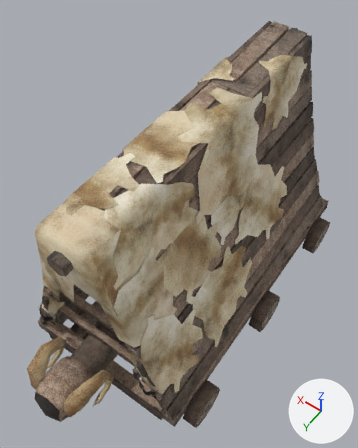
The glTF model assets/models/units/ram.glb, before and after one commit.
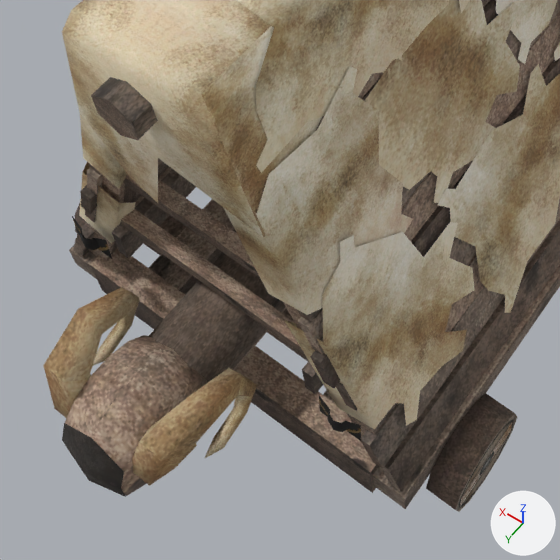
Each version is shown whole from a 50 mm camera at (-1.19, 1.79, 3.56) aimed at (0.04, 0.07, 0.85), then close up on the part from 3% to 66% of the width and 49% to 100% of the height. The axes (+X, +Y, +Z) are drawn at lower right. The lights are the same throughout. The older version's two pictures come first. Where no turn or scale is listed for an object, it has been applied to the vertices. Vertices at exactly the same position are counted once.

In view in the first close-up: 'ram_part0', 'ram_part1', 'ram_part2'.
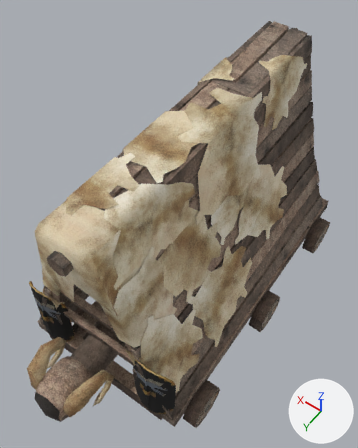
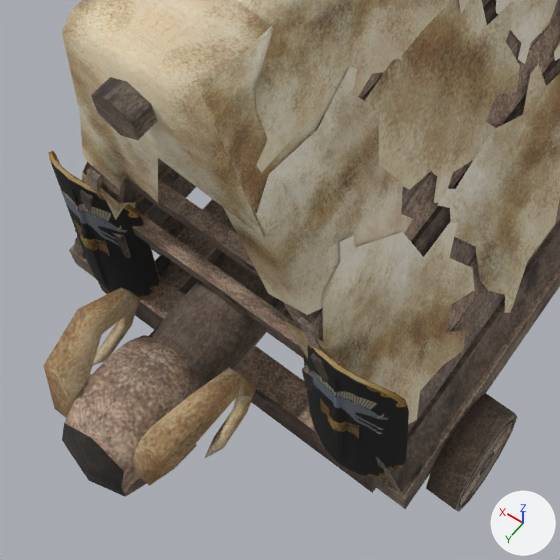
Boxes [x1, y1, x2, y2] around the edits, measured in the close-ups (560 x 560 px):
'ram_part4', added
    after: [303, 342, 409, 478]
'ram_part1', reshaped (173% wider, 241% taller)
    before: [72, 216, 112, 259]
    after: [48, 151, 159, 300]
'ram_part2', moved
    before: [318, 395, 361, 441]
    after: [72, 216, 112, 259]
'ram_part5', added (brown)
    after: [318, 395, 361, 441]
'ram_part3', added
    after: [52, 151, 159, 277]
'ram_part6', added (mostly hidden)
    after: [321, 350, 408, 407]

The edits, one by one:
Picture 'tex3' (img_tex3) is new.
Picture 'tex2' (img_tex2) is new.
Material 'mat3' (mat_mat3) is new.
Its texture is img_tex3.
Its roughness is 0.9.
Material 'mat2' (mat_mat2) is new.
Its texture is img_tex2.
Its roughness is 0.9.
me_ram_part1 is used by ob_ram_part1; location (0.0, -0.064, 0.007).
me_ram_part1 had 63 vertices, 96 faces and spanned x 0.3543..0.4832, y 1.1059..1.1372, z 0.5397..0.6424.
me_ram_part1 now has 93 vertices, 140 faces and spans x 0.2581..0.5793, y 1.0349..1.1367, z 0.2878..0.8947.
me_ram_part1 part 1: the whole mesh is rebuilt.
me_ram_part2 is used by ob_ram_part2; location (0.0, -0.064, 0.007).
me_ram_part2 had 63 vertices, 96 faces and spanned x -0.4886..-0.3597, y 1.1059..1.1372, z 0.5397..0.6424.
me_ram_part2 now has 63 vertices, 96 faces and spans x 0.3543..0.4832, y 1.1059..1.1372, z 0.5397..0.6424.
me_ram_part2 part 2: the whole mesh is moved by (0.8429, 0.0, 0.0).
Mesh me_ram_part6 is new.
It has 59 vertices, 94 faces and spans x -0.578..-0.27, y 1.034..1.126, z 0.28..0.903.
It uses material mat_mat3 (picture img_tex3).
Mesh me_ram_part5 is new.
It has 63 vertices, 96 faces and spans x -0.4886..-0.3597, y 1.1059..1.1372, z 0.5397..0.6424.
It uses material mat_mat2 (picture img_tex2).
Mesh me_ram_part4 is new.
It has 93 vertices, 140 faces and spans x -0.585..-0.264, y 1.035..1.137, z 0.288..0.895.
It uses material mat_mat1 (picture img_tex1).
Mesh me_ram_part3 is new.
It has 59 vertices, 94 faces and spans x 0.265..0.573, y 1.034..1.126, z 0.28..0.903.
It uses material mat_mat3 (picture img_tex3).
Object 'ram_part6' (ob_ram_part6) is new; it shows me_ram_part6.
Its location is (0.0, -0.064, 0.007).
Object 'ram_part5' (ob_ram_part5) is new; it shows me_ram_part5.
Its location is (0.0, -0.064, 0.007).
Object 'ram_part4' (ob_ram_part4) is new; it shows me_ram_part4.
Its location is (0.0, -0.064, 0.007).
Object 'ram_part3' (ob_ram_part3) is new; it shows me_ram_part3.
Its location is (0.0, -0.064, 0.007).
